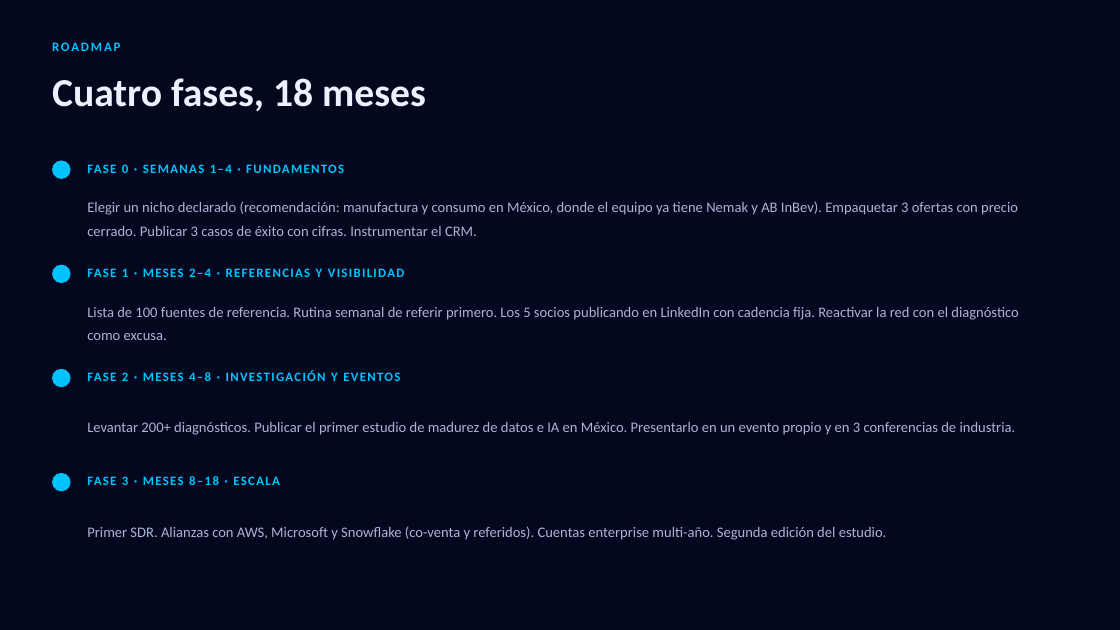
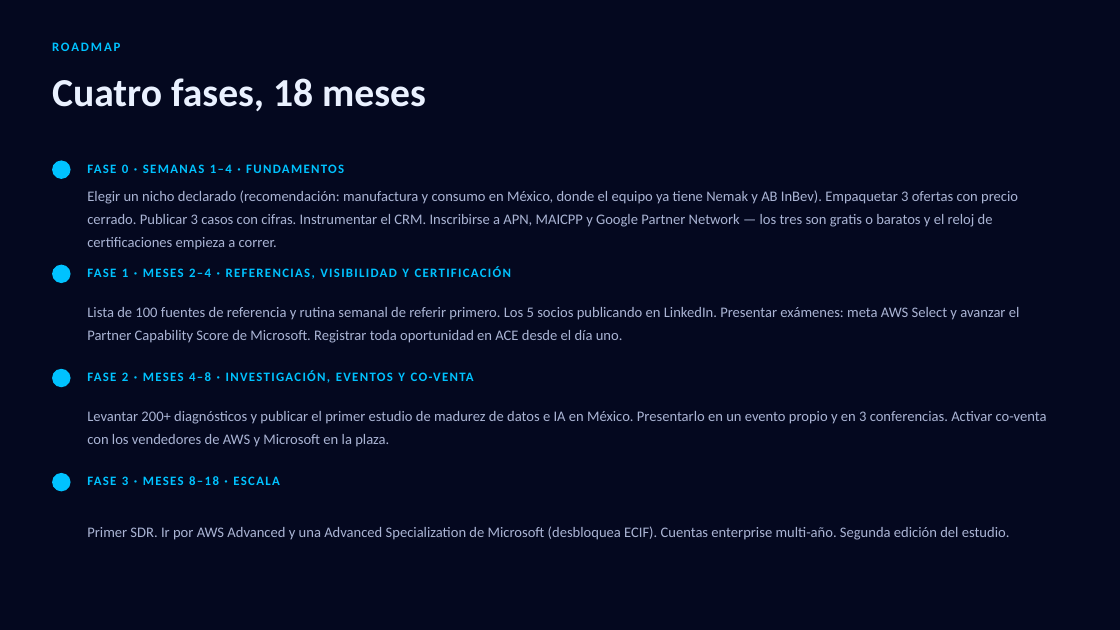
Before and after one commit to datarev-solutions/datarev-diagnostico, a slide deck: slide 12 of docs/plan-crecimiento-datarev.pptx (slide 10 before the commit). Drawn at 1120x630 pixels with LibreOffice and Linux fonts; fonts in the diff are those of the drawing. Boxes give left, top, right and bottom in pixels: in the first picture for what was removed or moved away, otherwise in the second. Text is boxed around its words. In the diff, an @@ line names an element or a change of style, - is before the commit and + after.

Commit message:
docs: add cloud partner certification as growth motor #3
Dante flagged the gap: AWS/Microsoft/Google partner programs weren't in the
plan as a growth lever, only buried as a Phase 3 line item. Research shows
AWS Select tier is weeks away (4 accredited individuals, 2 certifications,
USD 2,500/year) and Microsoft's program is free to join with 40 of 100
capability-score points coming from certifications alone — neither needs
existing revenue.

This is the one channel that directly attacks the 94%-shortlist finding:
being in a hyperscaler's partner directory puts DataRev in front of the
vendor's own quota-carrying sellers before a deal exists. Added as motor #3,
moved from Phase 3 to Phase 0 in the roadmap, synced across HTML and PPTX (17
slides now), all visually QA'd via LibreOffice render.

```diff
--- a/docs/plan-crecimiento-datarev.pptx
+++ b/docs/plan-crecimiento-datarev.pptx
@@ text at (87,190,1018,250): text changed @@
-Elegir un nicho declarado (recomendación: manufactura y consumo en México, donde el equipo ya tiene Nemak y AB InBev). Empaquetar 3 ofertas con precio cerrado. Publicar 3 casos de éxito con cifras. Instrumentar el CRM.
+Elegir un nicho declarado (recomendación: manufactura y consumo en México, donde el equipo ya tiene Nemak y AB InBev). Empaquetar 3 ofertas con precio cerrado. Publicar 3 casos con cifras. Instrumentar el CRM. Inscribirse a APN, MAICPP y Google Partner Network — los tres son gratis o baratos y el reloj de certificaciones empieza a correr.
@@ text at (122,268,409,277): text changed @@
-FASE 1 · MESES 2–4 · REFERENCIAS Y VISIBILIDAD
+FASE 1 · MESES 2–4 · REFERENCIAS, VISIBILIDAD Y CERTIFICACIÓN
@@ text at (87,307,1020,343): text changed @@
-Lista de 100 fuentes de referencia. Rutina semanal de referir primero. Los 5 socios publicando en LinkedIn con cadencia fija. Reactivar la red con el diagnóstico como excusa.
+Lista de 100 fuentes de referencia y rutina semanal de referir primero. Los 5 socios publicando en LinkedIn. Presentar exámenes: meta AWS Select y avanzar el Partner Capability Score de Microsoft. Registrar toda oportunidad en ACE desde el día uno.
@@ text at (122,372,428,381): text changed @@
-FASE 2 · MESES 4–8 · INVESTIGACIÓN Y EVENTOS
+FASE 2 · MESES 4–8 · INVESTIGACIÓN, EVENTOS Y CO-VENTA
@@ text at (87,411,1047,447): text changed @@
-Levantar 200+ diagnósticos. Publicar el primer estudio de madurez de datos e IA en México. Presentarlo en un evento propio y en 3 conferencias de industria.
+Levantar 200+ diagnósticos y publicar el primer estudio de madurez de datos e IA en México. Presentarlo en un evento propio y en 3 conferencias. Activar co-venta con los vendedores de AWS y Microsoft en la plaza.
@@ text at (87,526,1010,540): text changed @@
-Primer SDR. Alianzas con AWS, Microsoft y Snowflake (co-venta y referidos). Cuentas enterprise multi-año. Segunda edición del estudio.
+Primer SDR. Ir por AWS Advanced y una Advanced Specialization de Microsoft (desbloquea ECIF). Cuentas enterprise multi-año. Segunda edición del estudio.
```
Also in this commit, not shown: 5 other slides changed, 2 slides added, 2 other files.
